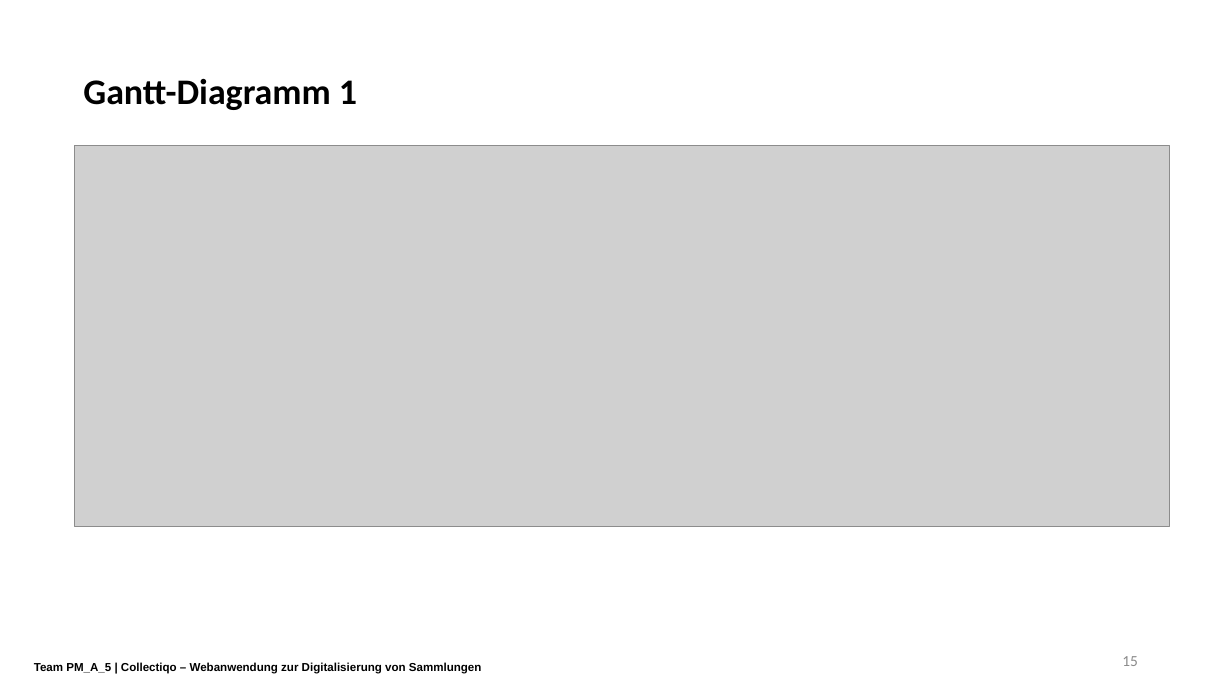
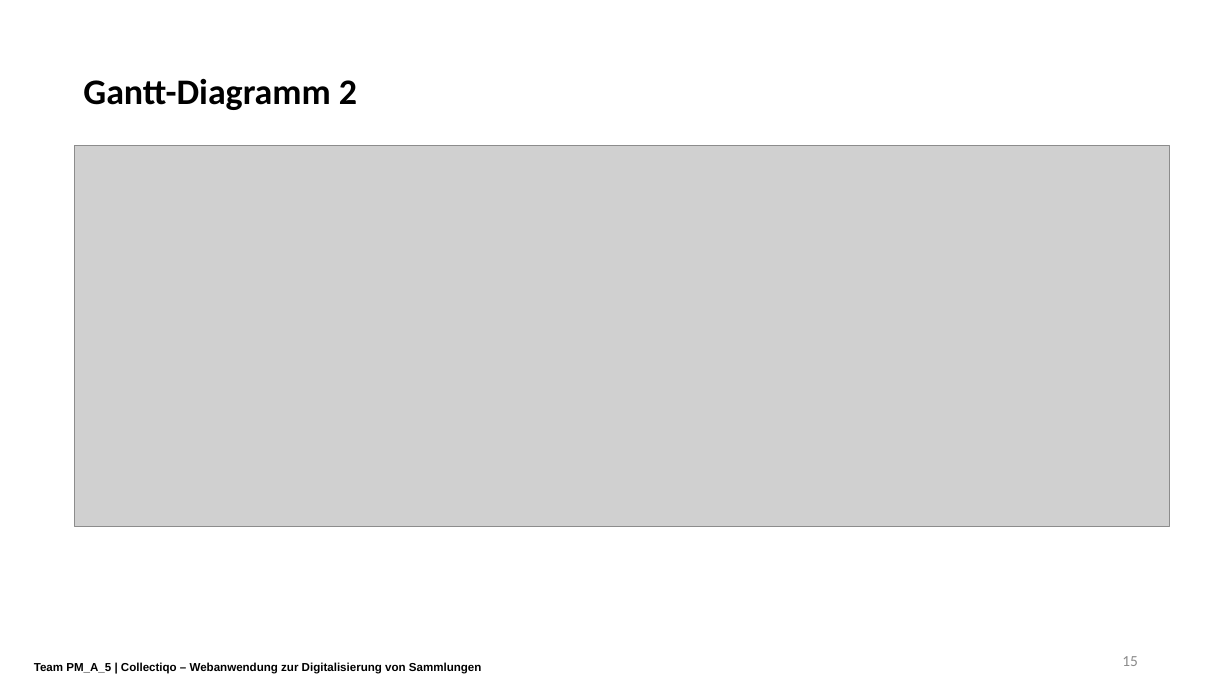
Before and after one commit to LorackDev/collectiqo, a slide deck: slide 15 of documentation/pm_a_5_praesentation_1_konzept.pptx. Drawn at 1232x693 pixels with LibreOffice and Linux fonts; fonts in the diff are those of the drawing; grey boxes stand for pictures; background and template pictures are left out. Boxes give left, top, right and bottom in pixels: in the first picture for what was removed or moved away, otherwise in the second. Text is boxed around its words. In the diff, an @@ line names an element or a change of style, - is before the commit and + after.

Commit message:
Mini Korrektur PPTX

```diff
--- a/documentation/pm_a_5_praesentation_1_konzept.pptx
+++ b/documentation/pm_a_5_praesentation_1_konzept.pptx
@@ text at (x1=83, y1=78, x2=357, y2=110): text changed @@
-Gantt-Diagramm 1
+Gantt-Diagramm 2
```
